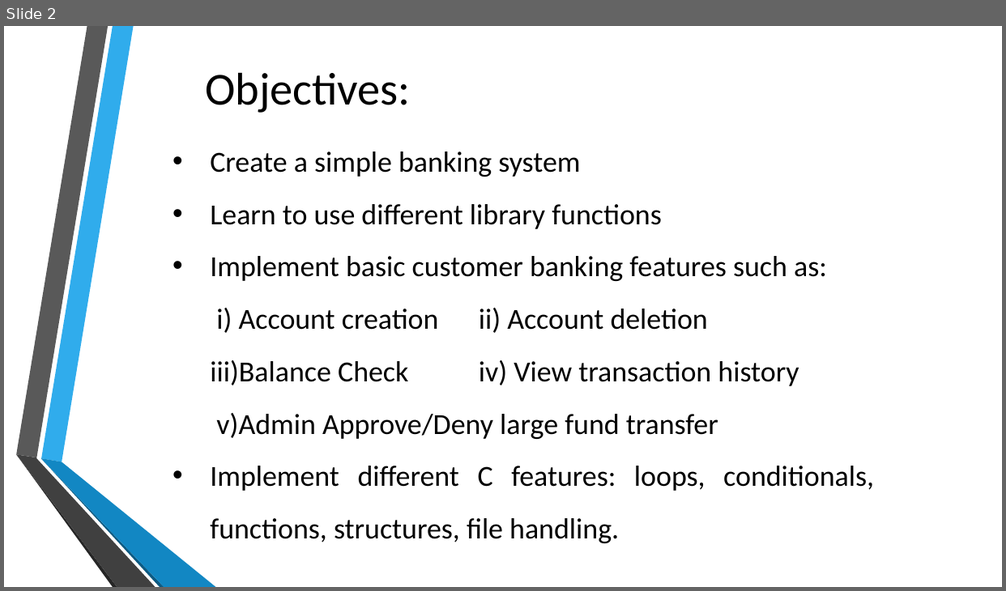
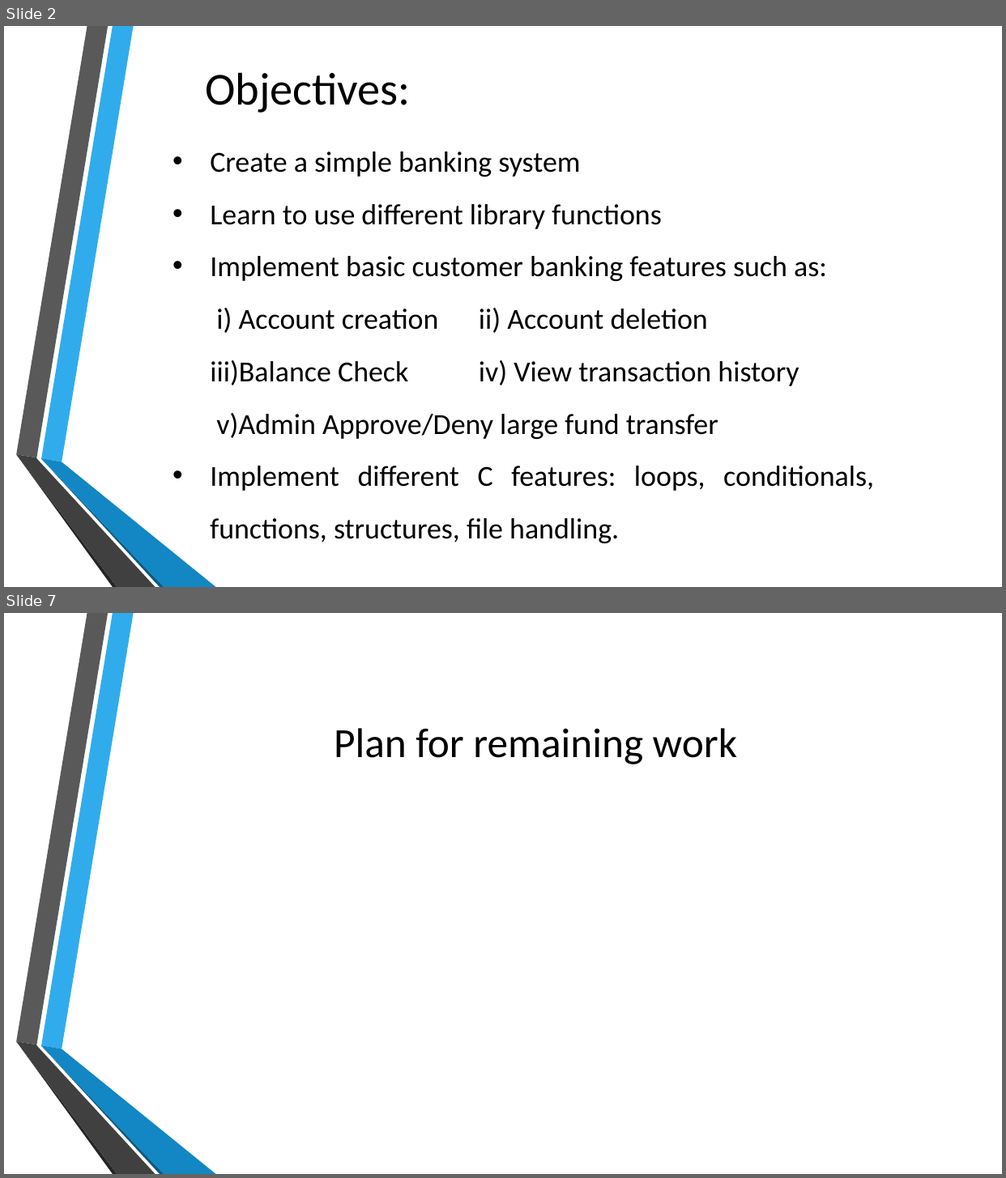
Before and after one commit to 10Rajin/Presentation, a slide deck: Banking Management System.pptx. Shown one above the other, each under a label of ours: slide 2 before the commit, slides 2 and 7 after it; the slides between them are not shown. The pictures are 1006x591 and 1006x1178 pixels, drawn with LibreOffice and Linux fonts; fonts in the diff are those of the drawing; background and template pictures are left out. Boxes give left, top, right and bottom in pixels: in the first picture for what was removed or moved away, otherwise in the second. Text is boxed around its words. In the diff, an @@ line names an element or a change of style, - is before the commit and + after.

```diff
--- a/Banking Management System.pptx
+++ b/Banking Management System.pptx
@@ slide 7 added at <box>4,613,1002,1174</box>, background picture (left out); not listed: 6 template elements that a slide beside it also shows @@
@@ title added at <box>334,728,737,764</box>, 40 pt, text #000000 @@
+Plan for remaining work
```
Also in this commit, not shown: 2 slides changed, 3 other slides added, 3 slides removed.
